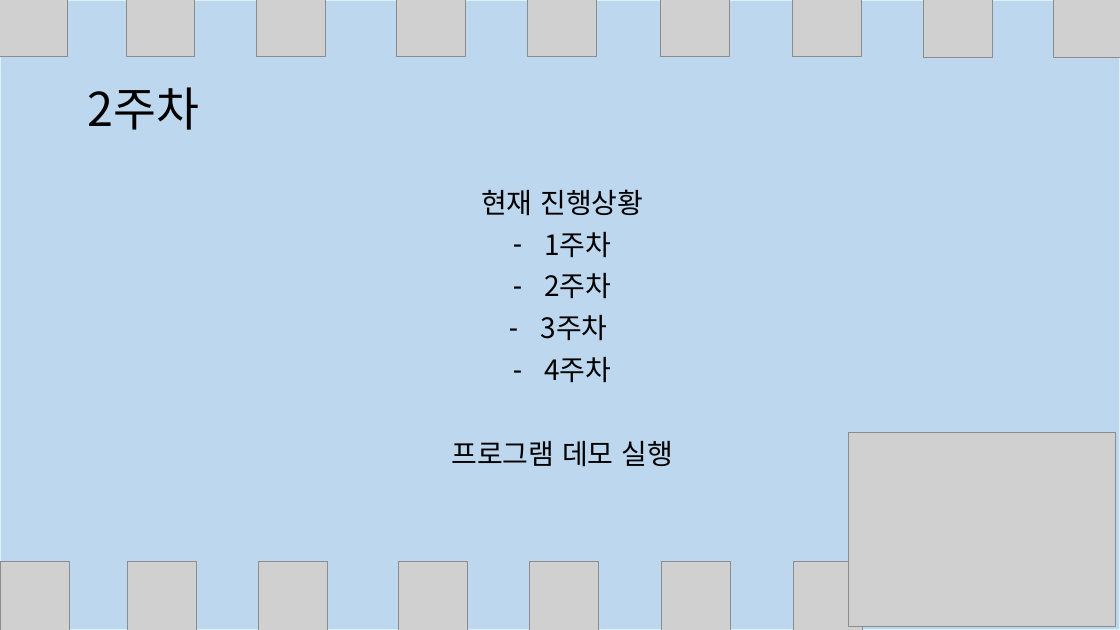
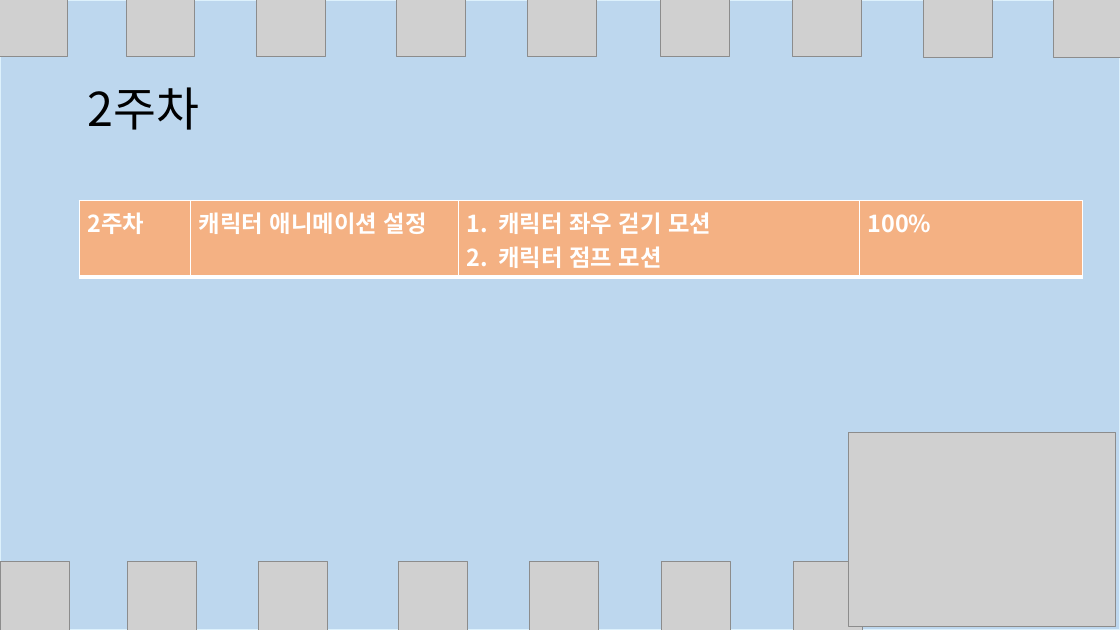
Before and after one commit to hannahBak/2021184014_2DGP_DRILL, a slide deck: slide 5 of 2차 프로젝트 발표/2차 프로젝트 발표.pptx. Drawn at 1120x630 pixels with LibreOffice and Linux fonts; fonts in the diff are those of the drawing; grey boxes stand for pictures. Boxes give left, top, right and bottom in pixels: in the first picture for what was removed or moved away, otherwise in the second. Text is boxed around its words. In the diff, an @@ line names an element or a change of style, - is before the commit and + after.

```diff
--- a/2차 프로젝트 발표/2차 프로젝트 발표.pptx
+++ b/2차 프로젝트 발표/2차 프로젝트 발표.pptx
@@ table added at (x1=79, y1=201, x2=1081, y2=272), 1 rows, 4 columns @@
+2주차 | 캐릭터 애니메이션 설정 | 캐릭터 좌우 걷기 모션 / 캐릭터 점프 모션 | 100%
@@ text removed at (x1=451, y1=189, x2=674, y2=467) @@
-현재 진행상황
-– 1주차
-– 2주차
-– 3주차
-– 4주차
-프로그램 데모 실행
```
Also in this commit, not shown: 6 other slides changed, 2 slides added, 1 slide removed.
